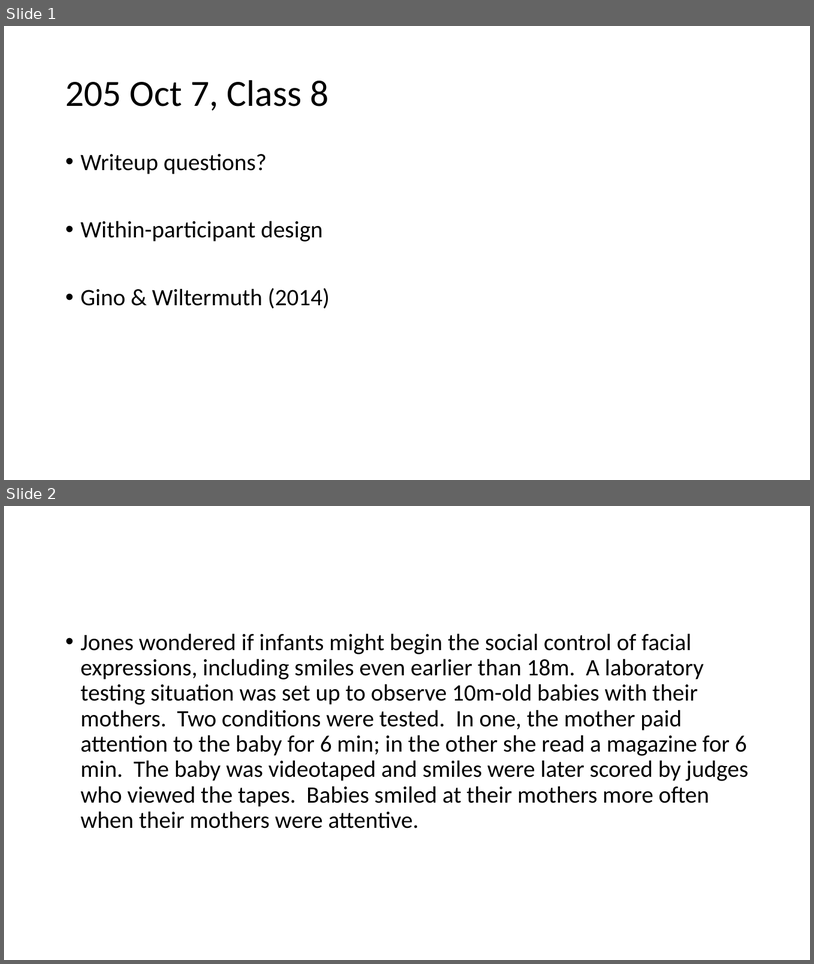
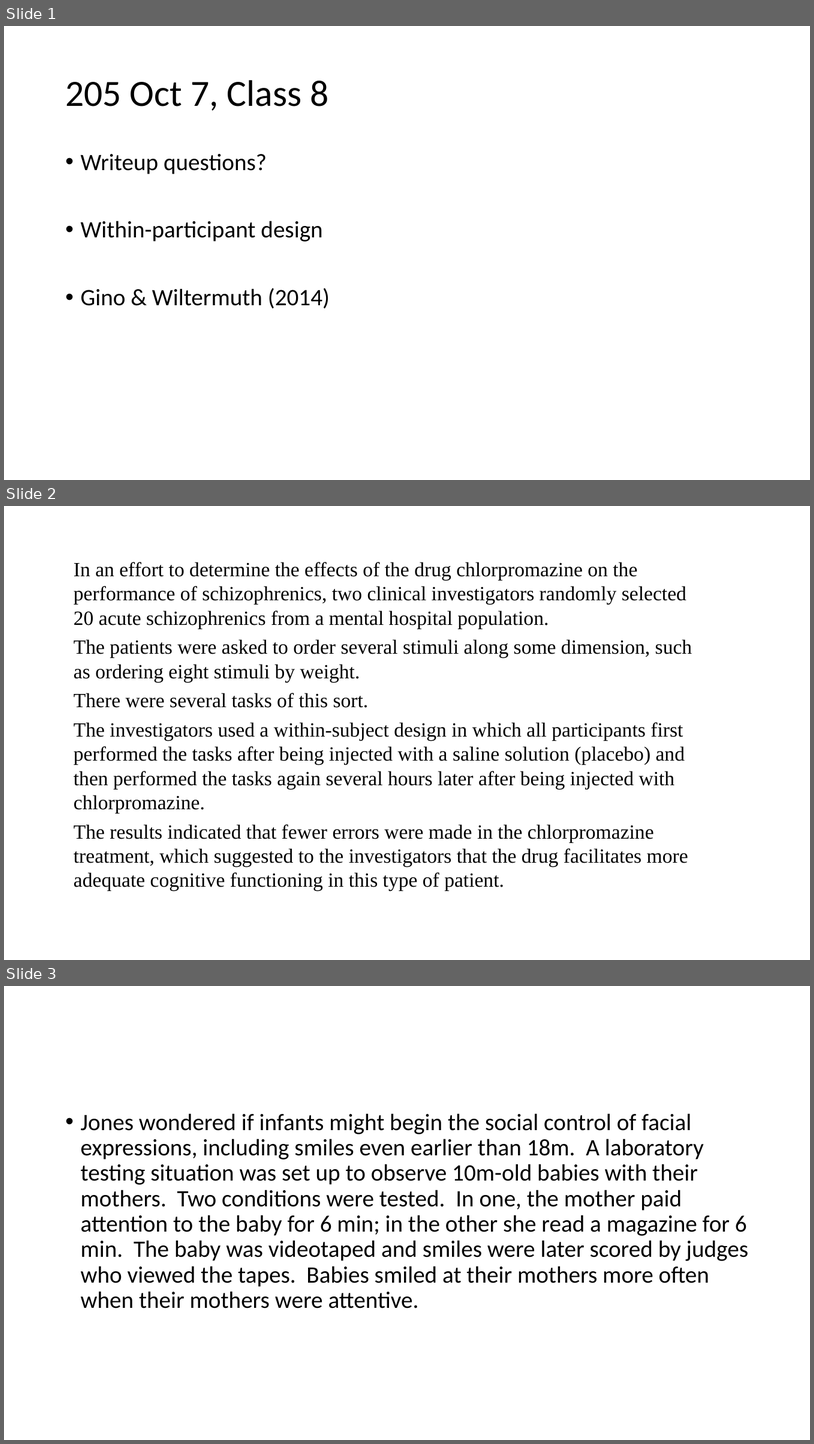
Before and after one commit to preber/Research-Methods, a slide deck: Class Slides 2022/Class 8.pptx. Shown one above the other, each under a label of ours: slides 1 and 2 before the commit, slides 1, 2 and 3 after it. The pictures are 814x964 and 814x1444 pixels, drawn with LibreOffice and Linux fonts; fonts in the diff are those of the drawing. Boxes give left, top, right and bottom in pixels: in the first picture for what was removed or moved away, otherwise in the second. Text is boxed around its words. In the diff, an @@ line names an element or a change of style, - is before the commit and + after.

```diff
--- a/Class Slides 2022/Class 8.pptx
+++ b/Class Slides 2022/Class 8.pptx
@@ slide 2 added at box(4, 506, 810, 960), background #FFFFFF @@
@@ text added at box(74, 562, 693, 891), 24 pt, text #000000 @@
+In an effort to determine the effects of the drug chlorpromazine on the performance of schizophrenics, two clinical investigators randomly selected 20 acute schizophrenics from a mental hospital population.
+The patients were asked to order several stimuli along some dimension, such as ordering eight stimuli by weight.
+There were several tasks of this sort.
+The investigators used a within-subject design in which all participants first performed the tasks after being injected with a saline solution (placebo) and then performed the tasks again several hours later after being injected with chlorpromazine.
+The results indicated that fewer errors were made in the chlorpromazine treatment, which suggested to the investigators that the drug facilitates more adequate cognitive functioning in this type of patient.
@@ what was slide 2 is now slide 3 @@
```
Also in this commit, not shown: 1 slide changed, 1 other slide added, 5 other files.
